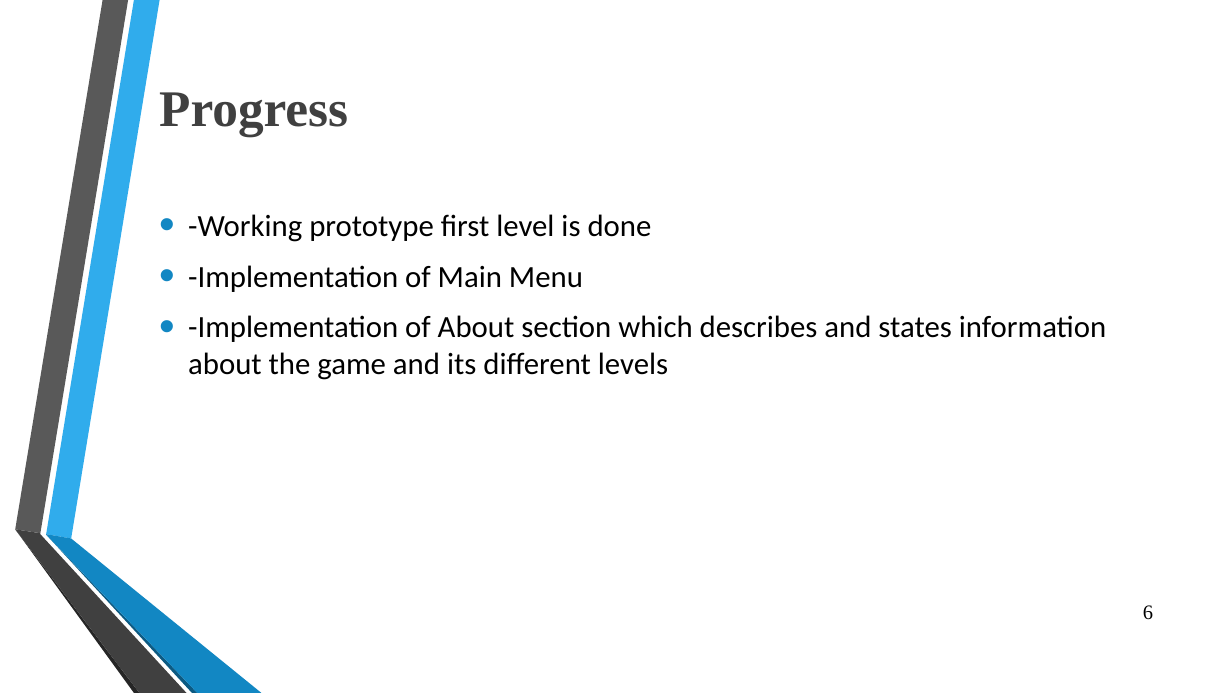
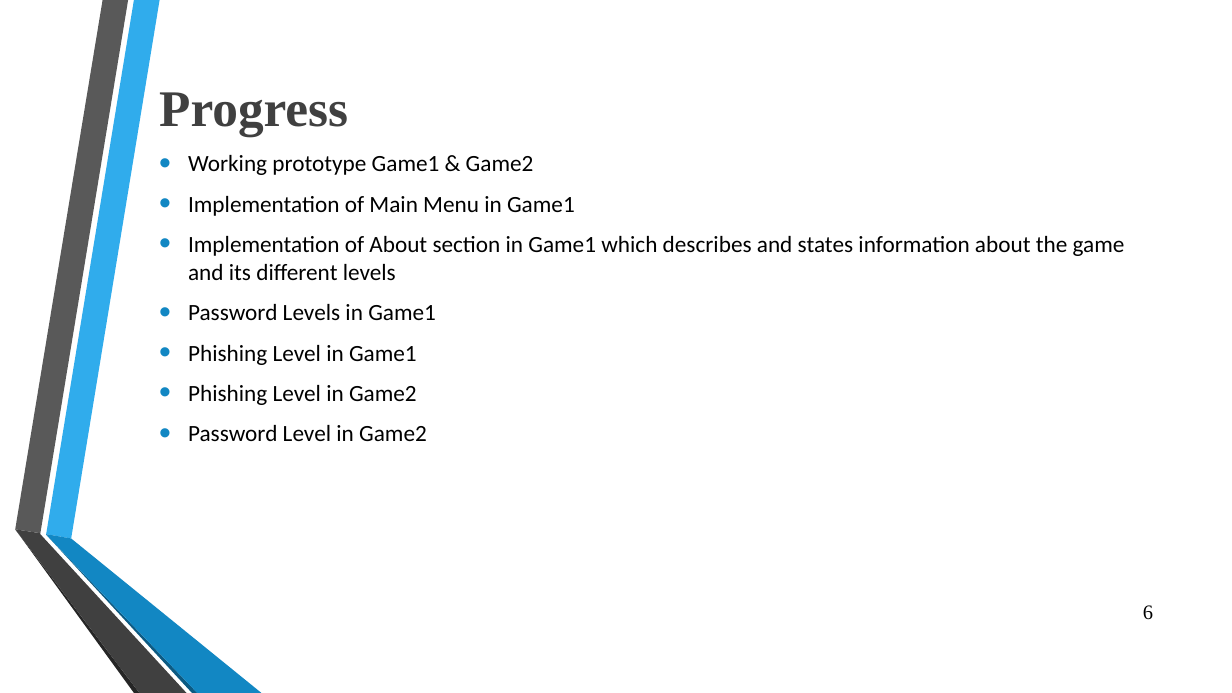
Before and after one commit to OmarSedkyUI/CyberLearningAdventureJunior, a slide deck: slide 6 of Graduation_Project_Presentation_Seminar2.pptx. Drawn at 1232x693 pixels with LibreOffice and Linux fonts; fonts in the diff are those of the drawing; background and template pictures are left out. Boxes give left, top, right and bottom in pixels: in the first picture for what was removed or moved away, otherwise in the second. Text is boxed around its words. In the diff, an @@ line names an element or a change of style, - is before the commit and + after.

```diff
--- a/Graduation_Project_Presentation_Seminar2.pptx
+++ b/Graduation_Project_Presentation_Seminar2.pptx
@@ text at (188, 155, 1125, 441): text changed; size 24 to 18.2 pt @@
-• -Working prototype first level is done
-• -Implementation of Main Menu
-• -Implementation of About section which describes and states information about the game and its different levels
+• Working prototype Game1 & Game2
+• Implementation of Main Menu in Game1
+• Implementation of About section in Game1 which describes and states information about the game and its different levels
+• Password Levels in Game1
+• Phishing Level in Game1
+• Phishing Level in Game2
+• Password Level in Game2
```
Also in this commit, not shown: 2 other slides changed.
